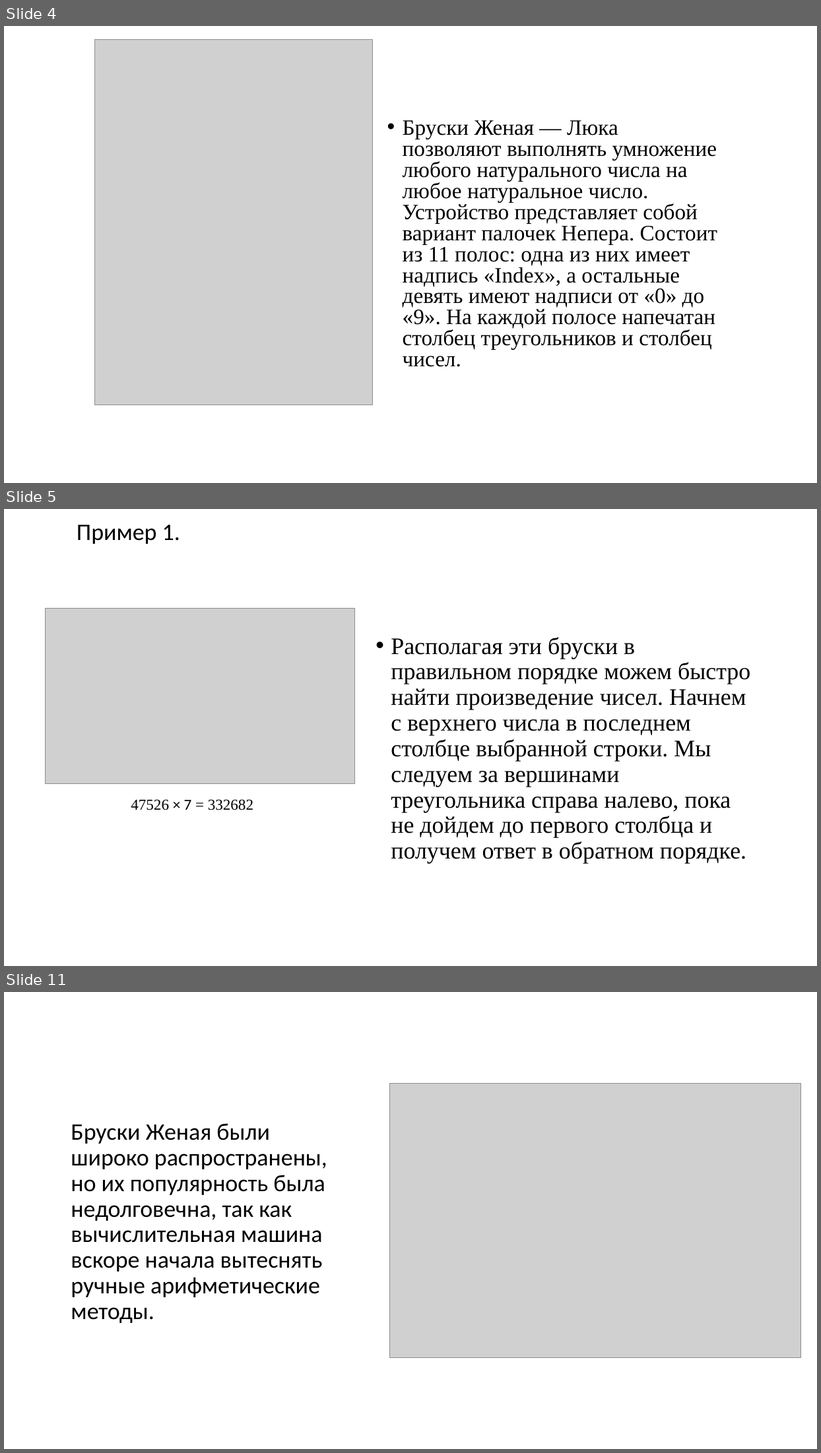
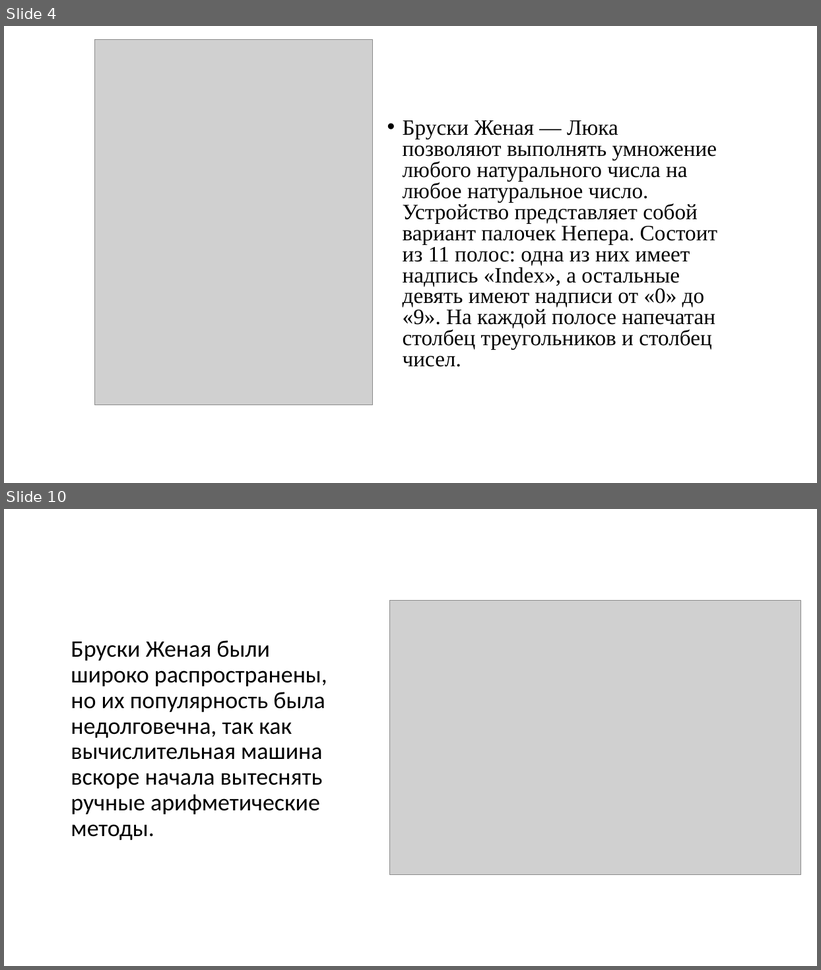
Before and after one commit to Nikolay-AI202/Operating-System, a slide deck: ОС лабораторная работа№1.pptx. Shown one above the other, each under a label of ours: slides 4, 5 and 11 before the commit, slides 4 and 10 after it; the slides between them are not shown. The pictures are 821x1453 and 821x970 pixels, drawn with LibreOffice and Linux fonts; fonts in the diff are those of the drawing; grey boxes stand for pictures. Boxes give left, top, right and bottom in pixels: in the first picture for what was removed or moved away, otherwise in the second. Text is boxed around its words. In the diff, an @@ line names an element or a change of style, - is before the commit and + after.

```diff
--- a/ОС лабораторная работа№1.pptx
+++ b/ОС лабораторная работа№1.pptx
@@ slide 5 removed at (x1=4, y1=509, x2=817, y2=966), background #FFFFFF @@
@@ text removed at (x1=77, y1=525, x2=180, y2=544) @@
-Пример 1.
@@ picture removed at (x1=45, y1=609, x2=354, y2=784) @@
@@ text removed at (x1=391, y1=637, x2=750, y2=864) @@
-• Располагая эти бруски в правильном порядке можем быстро найти произведение чисел. Начнем с верхнего числа в последнем столбце выбранной строки. Мы следуем за вершинами треугольника справа налево, пока не дойдем до первого столбца и получем ответ в обратном порядке.
@@ text removed at (x1=131, y1=799, x2=253, y2=811) @@
-47526 × 7 = 332682
@@ what was slide 11 is now slide 10 @@
```
Also in this commit, not shown: 5 slides changed.
